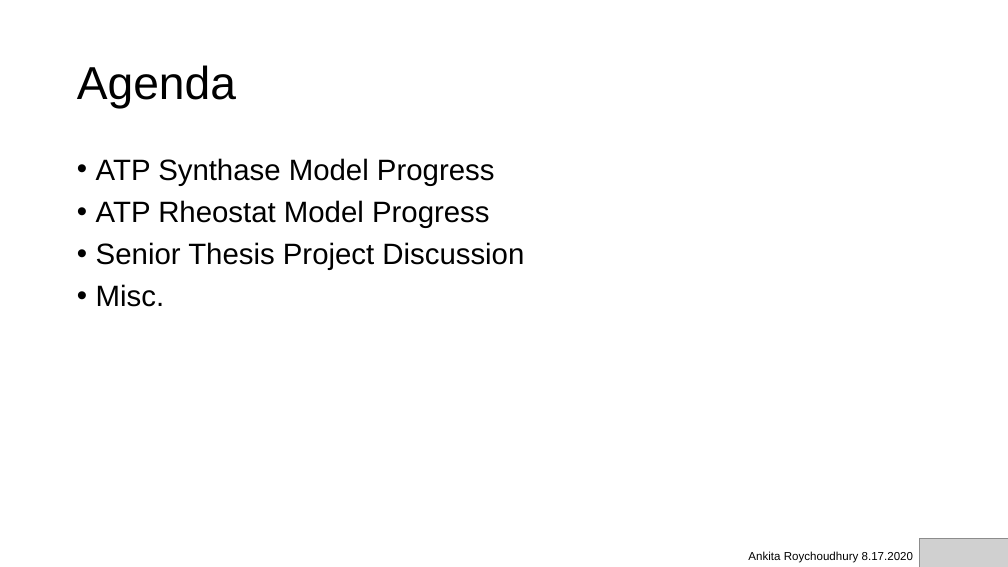
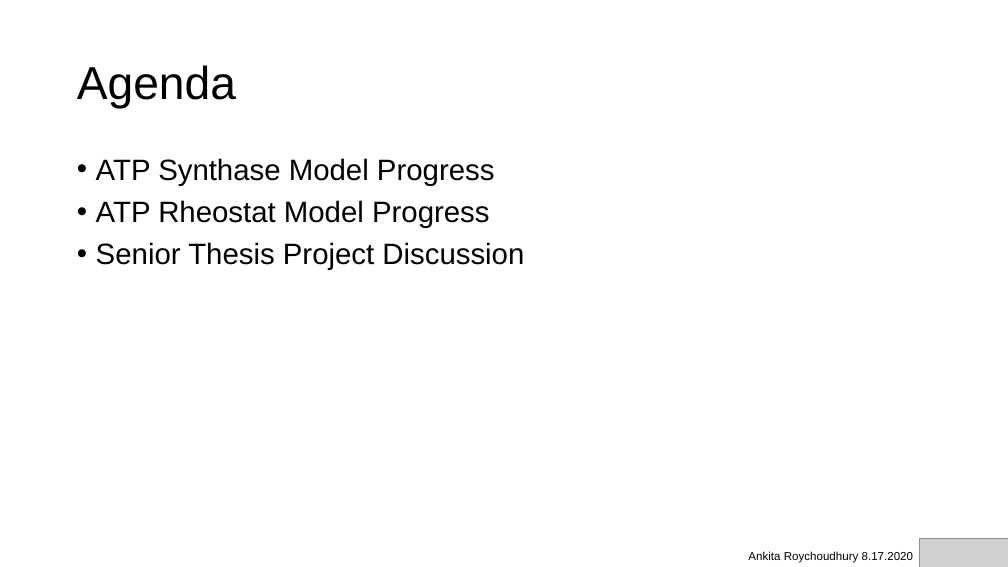
Before and after one commit to AnkitaRoychoudhury/ug_murray, a slide deck: slide 3 of miscellaneous/presentations/20200817_murray_mtg.pptx. Drawn at 1008x567 pixels with LibreOffice and Linux fonts; fonts in the diff are those of the drawing; grey boxes stand for pictures. Boxes give left, top, right and bottom in pixels: in the first picture for what was removed or moved away, otherwise in the second. Text is boxed around its words. In the diff, an @@ line names an element or a change of style, - is before the commit and + after.

```diff
--- a/miscellaneous/presentations/20200817_murray_mtg.pptx
+++ b/miscellaneous/presentations/20200817_murray_mtg.pptx
@@ text at [96,284,164,307]: paragraph removed @@
-• Misc.
```
Also in this commit, not shown: 9 other slides changed, 1 slide added, 1 slide removed, 21 other files.
